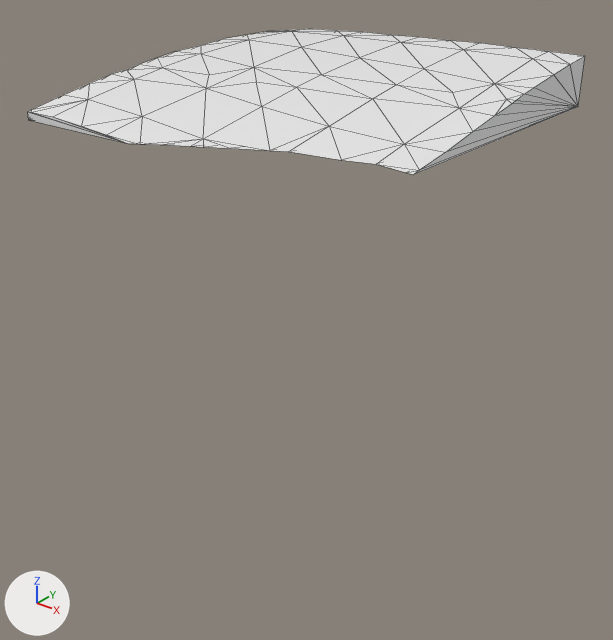
The glTF model assets/terrain/surface_pieces/surf_8_31.glb as it was, and as the next commit left it.
Before and after are seen from a camera (50 mm lens) standing at (-60.71, -56.11, -22.63) and looking at (-67.37, -47.79, -27.79). The lights are fixed; the arrows at lower left show +X, +Y and +Z. The picture after the commit comes second. Mesh edges are drawn as thin lines. Where no turn or scale is listed for an object, it has been applied to the vertices.

Script lines for the objects in view, before the commit:
```python
me_geometry_0 = bpy.data.meshes.new('geometry_0')
me_geometry_0.from_pydata(...)  # 84 vertices, 164 faces; spans x -70.0..-65.0, y -50.0..-45.0, z -25.0..-24.32
ob_geometry_0 = bpy.data.objects.new('geometry_0', me_geometry_0)
ob_geometry_0.location = (0.0, 0.0, 0.0)
```
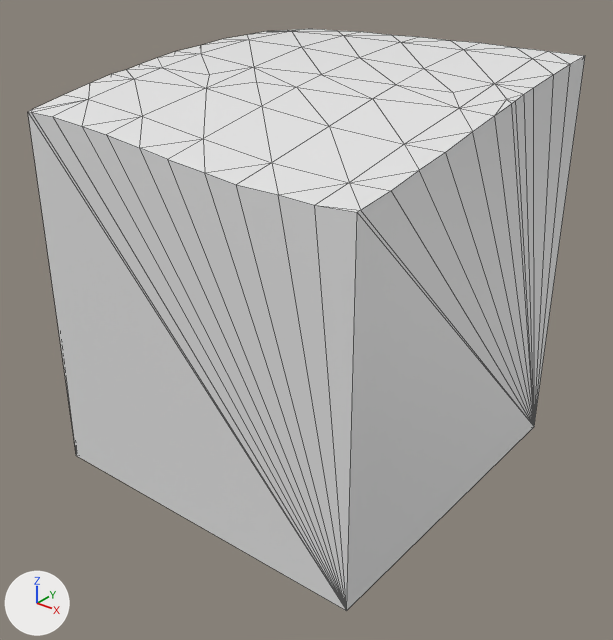
What differs and where, as boxes [x1, y1, x2, y2] in the pictures (613 x 640 px):
'geometry_0', reshaped (297% taller): before [28, 29, 585, 175]; after [28, 29, 585, 611]

Patch to the scene script:
```diff
--- a/assets/terrain/surface_pieces/surf_8_31.glb.py
+++ b/assets/terrain/surface_pieces/surf_8_31.glb.py
@@ me_geometry_0 @@
 # used by ob_geometry_0; location = (0.0, 0.0, 0.0)
-me_geometry_0.from_pydata(...)  # 84 vertices, 164 faces; spans x -70.0..-65.0, y -50.0..-45.0, z -25.0..-24.32
+me_geometry_0.from_pydata(...)  # 84 vertices, 164 faces; spans x -70.0..-65.0, y -50.0..-45.0, z -30.0..-24.32
+# me_geometry_0 part 1
+# 14 vertices are removed from x -70.0..-65.0, y -50.0..-45.0, z -25.0
+# 75 faces are deleted
+# 1 vertex moves from x -65.1, y -49.05, z -25.0 to x -65.0, y -49.45, z -25.07
+# 14 vertices are added at x -70.0..-65.0, y -50.0..-45.0, z -30.0..-25.02
+# 75 new faces join them
```
